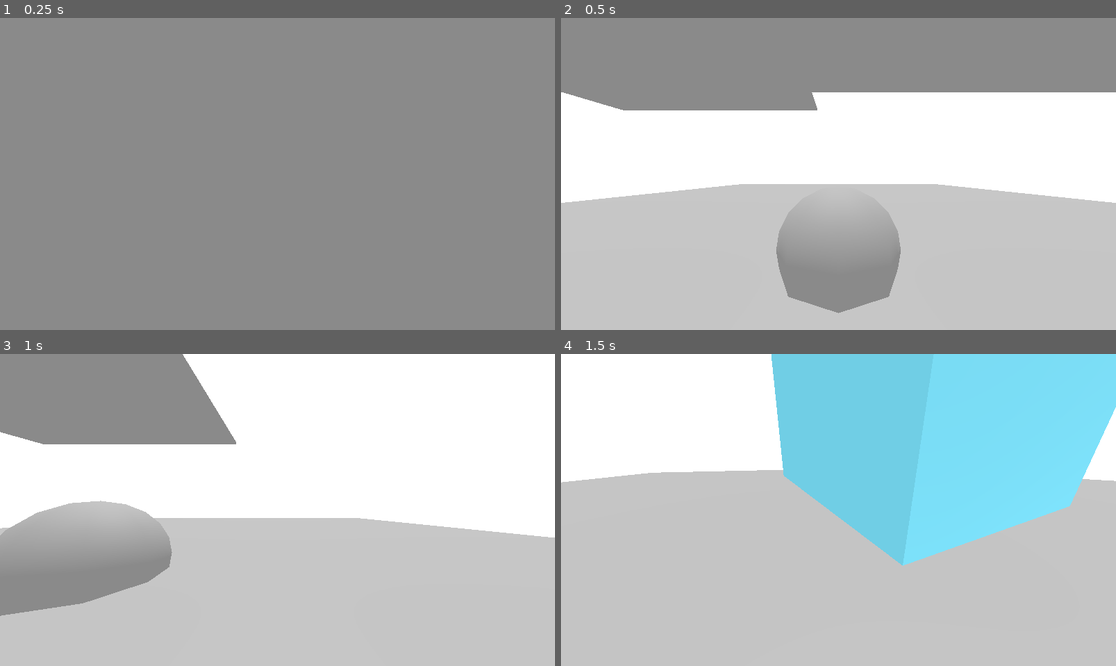
Above: before the commit, frames 1-4 (two rows, left to right).
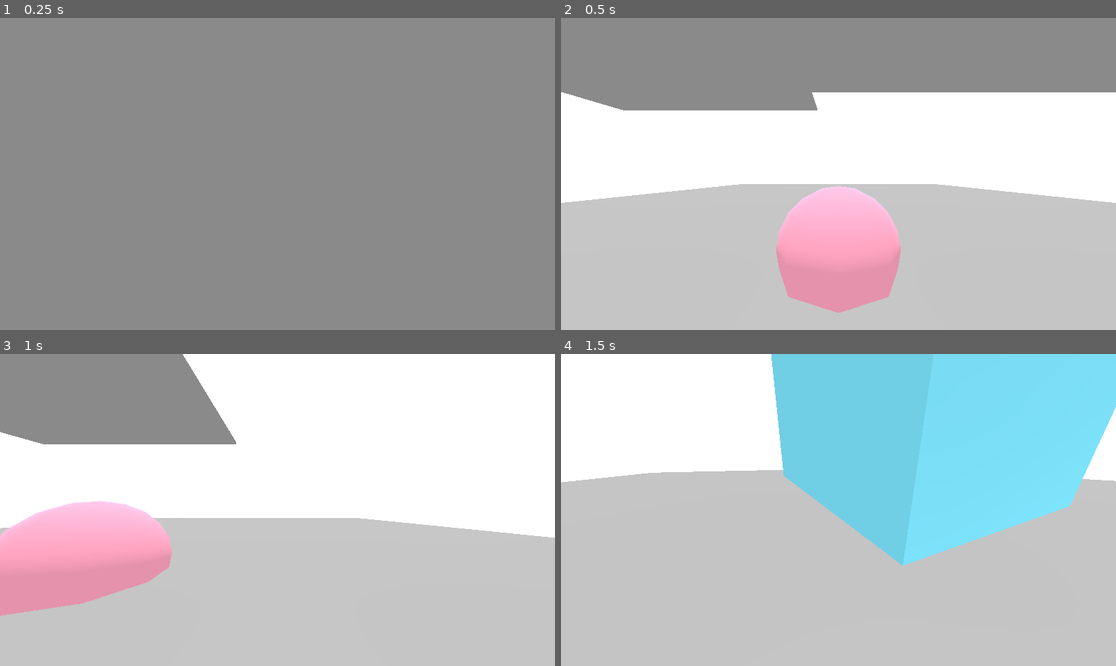
Above: after the commit, the same moments.

Repository: kennethbchen/Memory-Mall-Game
Game: Godot game, scene res://game.tscn
Same seed, same stepped clock (60 frames per second), same inputs: the game is played once before the commit and once after it.
Inputs (mouse positions are in pixels of both pictures, inside the frame that each line leads up to):
- Up to frame 1 (0.25 s): no input
- Up to frame 2 (0.5 s): no input
- Up to frame 3 (1 s): move the mouse to (399, 494) at 0.52 s; press the mouse at (399, 494) at 0.53 s; hold D (game_right) from 0.53 s (still down)
- Up to frame 4 (1.5 s): move the mouse to (810, 510) at 1.27 s; release D (game_right) at 1.28 s; release the mouse at (810, 510) at 1.28 s; hold W (game_forward) from 1.28 s (still down); click (810, 510) at 1.35 s

Frame 1 is identical in both runs. In frame 2, 7.1% of the frame differs, in the area x 38-62%, y 53-95%; in frame 3, 8.5%, in the area x 0-32%, y 46-84%; in frame 4, nothing differs.

Commit message:
Tweaked edge detect shader

Diff:
--- a/edge_detect.gdshader
+++ b/edge_detect.gdshader
@@ -36,7 +36,7 @@
 
 uniform sampler2D NOISE_PATTERN;
 
-uniform float noise_amount = 0.01;
+uniform float noise_amount = 0.005;
 uniform float error_range = 0.001;
 uniform float error_period = 0.1;
 
@@ -66,9 +66,10 @@
 void fragment() {
 	vec2 uv = SCREEN_UV;
 
+	// Turbulent Displace
 	float noise = texture(NOISE_PATTERN, uv).r * noise_amount;
+	uv = uv + vec2(error_range * sin(error_period * uv.y) + noise, error_range * sin(error_period * uv.x) + noise);
 
-	uv = uv + vec2(error_range * sin(error_period * uv.y) + noise, error_range * sin(error_period * uv.x) + noise);
 
 	vec3 normal = texture(NORMAL_TEXTURE, uv).rgb;
 	normal = normal * 2.0 - 1.0;
@@ -102,8 +103,6 @@
 		vec3(length(sw.rgb-normal), length(s.rgb-normal), length(se.rgb-normal))
 	);
 
-	float edge_confidence = sobel(surrounding_normals);
-
 	if (sobel(surrounding_normals) > normal_threshold || sobel(surrounding_depths) > depth_threshold) {
 		ALBEDO = line_color;
 	} else {
--- a/edge_detect_material.tres
+++ b/edge_detect_material.tres
@@ -14,7 +14,7 @@
 shader_parameter/depth_threshold = 3.0
 shader_parameter/line_color = Color(0, 0, 0, 1)
 shader_parameter/background_color = Color(1, 1, 1, 1)
-shader_parameter/noise_amount = 0.01
+shader_parameter/noise_amount = 0.005
 shader_parameter/error_range = 0.001
 shader_parameter/error_period = 0.1
 shader_parameter/NOISE_PATTERN = SubResource("NoiseTexture2D_wii0l")
--- a/game.tscn
+++ b/game.tscn
@@ -24,6 +24,9 @@
 
 [sub_resource type="StandardMaterial3D" id="StandardMaterial3D_fv2lo"]
 albedo_color = Color(0.439216, 0.807843, 0.898039, 1)
+
+[sub_resource type="StandardMaterial3D" id="StandardMaterial3D_8q2xt"]
+albedo_color = Color(0.898039, 0.572549, 0.67451, 1)
 
 [node name="Game" type="Node3D"]
 
@@ -94,3 +97,4 @@
 radius = 1.452
 radial_segments = 9
 rings = 10
+material = SubResource("StandardMaterial3D_8q2xt")
Not shown: 1 places in game.tscn that only renumber resources
